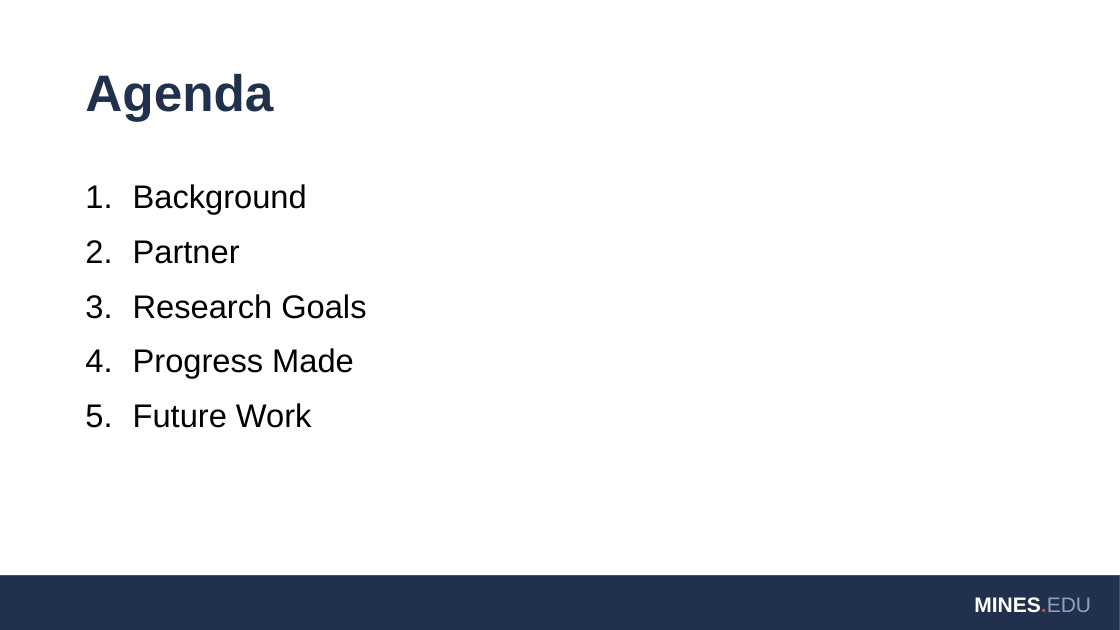
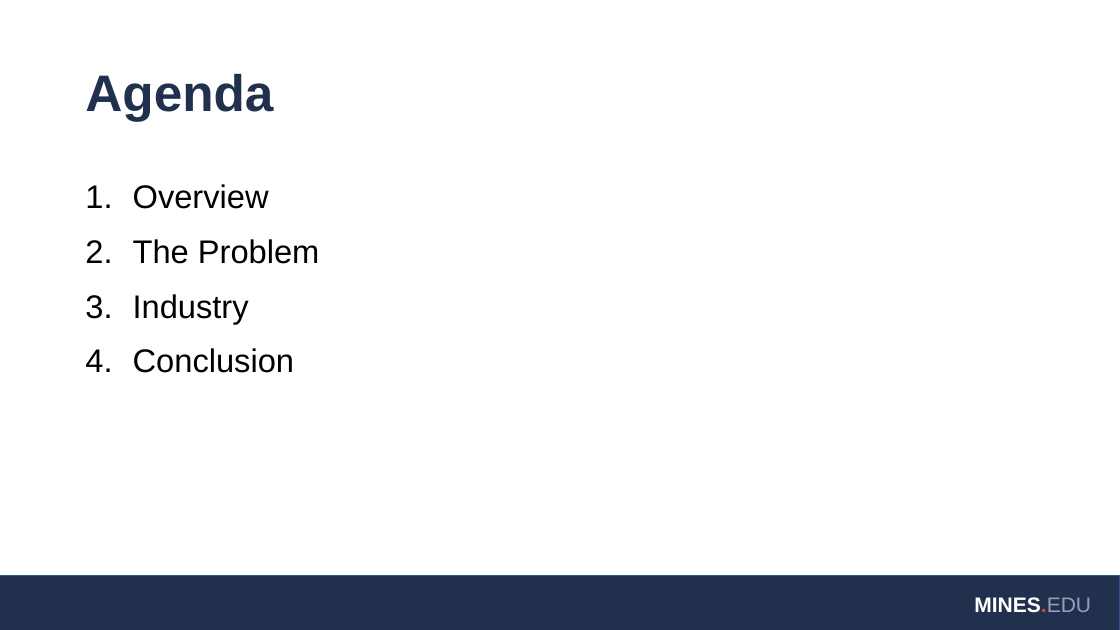
Before and after one commit to ichittumuri/COGCC-Risk-Analysis, a slide deck: slide 2 of Powerpoints/AMS_Research_Meeting.pptx. Drawn at 1120x630 pixels with LibreOffice and Linux fonts; fonts in the diff are those of the drawing; background and template pictures are left out. Boxes give left, top, right and bottom in pixels: in the first picture for what was removed or moved away, otherwise in the second. Text is boxed around its words. In the diff, an @@ line names an element or a change of style, - is before the commit and + after.

```diff
--- a/Powerpoints/AMS_Research_Meeting.pptx
+++ b/Powerpoints/AMS_Research_Meeting.pptx
@@ text at bbox=[133, 184, 320, 373]: text changed @@
-1. Background
-2. Partner
-3. Research Goals
-4. Progress Made
-5. Future Work
+1. Overview
+2. The Problem
+3. Industry
+4. Conclusion
```
Also in this commit, not shown: 4 slides added, 1 slide removed, 3 other files.
